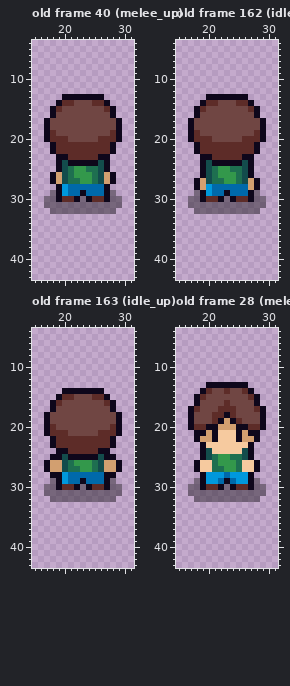
One commit to this pixel-art file: assets/player.aseprite. Above: the version before the commit.
48x48 pixels, 213 frames. Shown: old frame 40 (melee_up): x 15..31, y 4..43; old frame 162 (idle_up): x 15..31, y 4..43; old frame 163 (idle_up): x 15..31, y 4..43; old frame 28 (melee_down): x 15..31, y 4..43. The commit also changed other frames, which this record leaves out.
And afterwards:
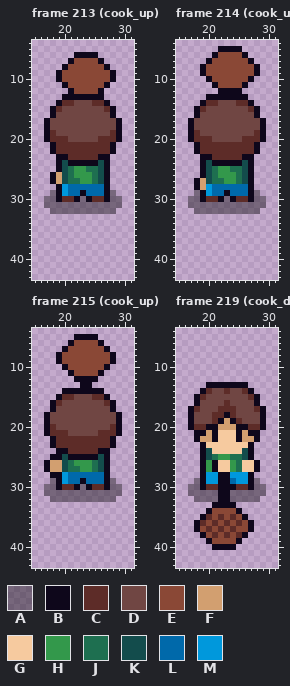
Palette (. is transparent): A #00000064  B #0e071b  C #5d2c28  D #704643  E #8a4836  F #d29f70  G #f6ca9f  H #33984b  J #1e6f50  K #134c4c  L #0069aa  M #0098dc
A new or re-ordered frame is compared with the old frame closest to it.
Edits made:
frames 213 -> 225
--- frame 213 (cook_up) is new; against old frame 40 (melee_up)
@@ x 15..31 @@
  5 .................
- 6 .................
- 7 .................
- 8 .................
- 9 .................
-10 .................
-11 .................
-12 .................
+ 6 .......BBBB......
+ 7 ......BEEEEB.....
+ 8 .....BEEEEEEB....
+ 9 ....BEEEEEEEEB...
+10 ....BEEEEEEEEB...
+11 .....BEEEEEEB....
+12 ......BEEEEB.....
 13 .....BBBBBBB.....
@@ x 25..30 @@
 25 JKB...
-26 JKFB..
-27 JKFB..
+26 JKB...
+27 JKB...
 28 LLB...
--- frame 214 (cook_up) is new; against old frame 162 (idle_up)
@@ x 15..31 @@
  4 .................
- 5 .................
- 6 .................
- 7 .................
- 8 .................
- 9 .................
-10 .................
-11 .................
-12 .................
+ 5 .......BBBB......
+ 6 ......BEEEEB.....
+ 7 .....BEEEEEEB....
+ 8 ....BEEEEEEEEB...
+ 9 ....BEEEEEEEEB...
+10 .....BEEEEEEB....
+11 ......BEEEEB.....
+12 .......BBBB......
 13 .....BBBBBBB.....
@@ x 25..30 @@
 26 JKB...
-27 JKFB..
-28 LLFB..
+27 JKB...
+28 LLB...
 29 LLBA..
--- frame 215 (cook_up) is new; against old frame 163 (idle_up)
@@ x 15..31 @@
  4 .................
- 5 .................
- 6 .................
- 7 .................
- 8 .................
- 9 .................
-10 .................
-11 .................
-12 .................
-13 .................
+ 5 .......BBBB......
+ 6 ......BEEEEB.....
+ 7 .....BEEEEEEB....
+ 8 ....BEEEEEEEEB...
+ 9 ....BEEEEEEEEB...
+10 .....BEEEEEEB....
+11 ......BEEEEB.....
+12 .......BBBB......
+13 ........BB.......
 14 .....BBBBBBB.....
@@ x 25..31 @@
 24 CBB....
-25 BKBB...
-26 JKFFB..
-27 JKFFB..
-28 LLBB...
+25 BKB....
+26 JKB....
+27 JKB....
+28 LLB....
 29 LLBA...
--- frame 219 (cook_down) is new; against old frame 28 (melee_down)
@@ x 15..31 @@
 25 ....BKJHHJJKB....
-26 ...BGGJHHHJGGB...
-27 ...BGGJJHHJGGB...
-28 ....BMMMLMMMB....
-29 ...ABMMLBLMMBA...
-30 ..AABCCBABCCBAA..
-31 ..AAAAAAAAAAAAA..
-32 ...AAAAAAAAAAA...
-33 .................
-34 .................
-35 .................
-36 .................
-37 .................
-38 .................
-39 .................
-40 .................
+26 ....BHBGGHJGGB...
+27 ....BHBGGHJGGB...
+28 ....BMMBBMMMB....
+29 ...ABMMBBLMMBA...
+30 ..AABCCBBBCCBAA..
+31 ..AAAAABBAAAAAA..
+32 ...AAAABBAAAAA...
+33 ......BBBB.......
+34 .....BEEEEB......
+35 ....BCECECEB.....
+36 ...BCECECECEB....
+37 ...BECECECEEB....
+38 ....BECECECB.....
+39 .....BEEEEB......
+40 ......BBBB.......
 41 .................
